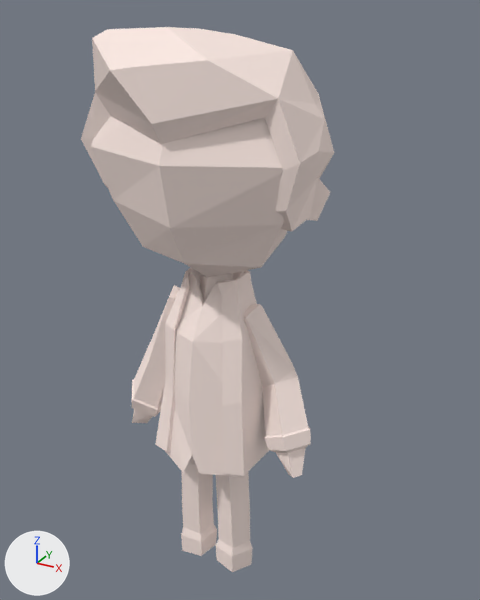
The Blender file Assets/Models/Character.blend as it was, and as the next commit left it.
Before and after are seen from a 50 mm lens placed at (1.42, -2.31, 2.64), pointed at (0.08, 0.12, 1.43). Lighting does not change. The marker at lower left points along +X, +Y and +Z. Both versions are drawn at frame 0 of the action 'armatureAction'; the numbers are the values there.

Names of what the first picture shows: 'characterMesh.001'.
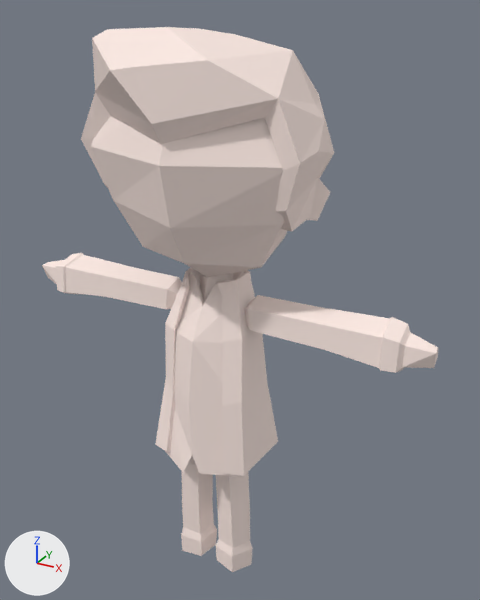
Where the change shows, as pixel boxes [x1, y1, x2, y2] in the pictures (480 x 600 px):
'characterMesh.001', posed (56% wider)
    before: [81, 27, 334, 572]
    after: [42, 27, 438, 572]
bone 'armIK.L', root to tip
    before: (289, 436) to (318, 401)
    after: (395, 349) to (416, 319)
bone 'armIK.R', root to tip
    before: (150, 397) to (197, 370)
    after: (68, 275) to (123, 258)

What the commit changed:
Bone 'armIK.L' (bone_armik_l) moves from (-0.431, -0.033, -0.578) to (0.01, 0.002, -0.014).
Bone 'armIK.R' (bone_armik_r) moves from (0.431, -0.033, -0.601) to (-0.034, 0.004, -0.02).
